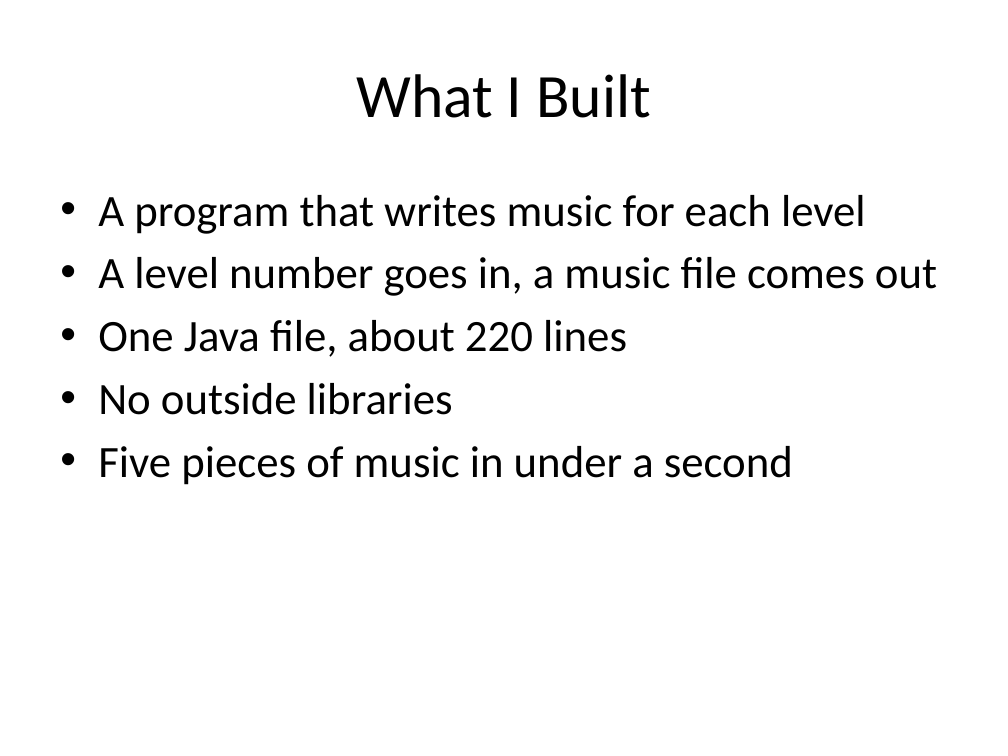
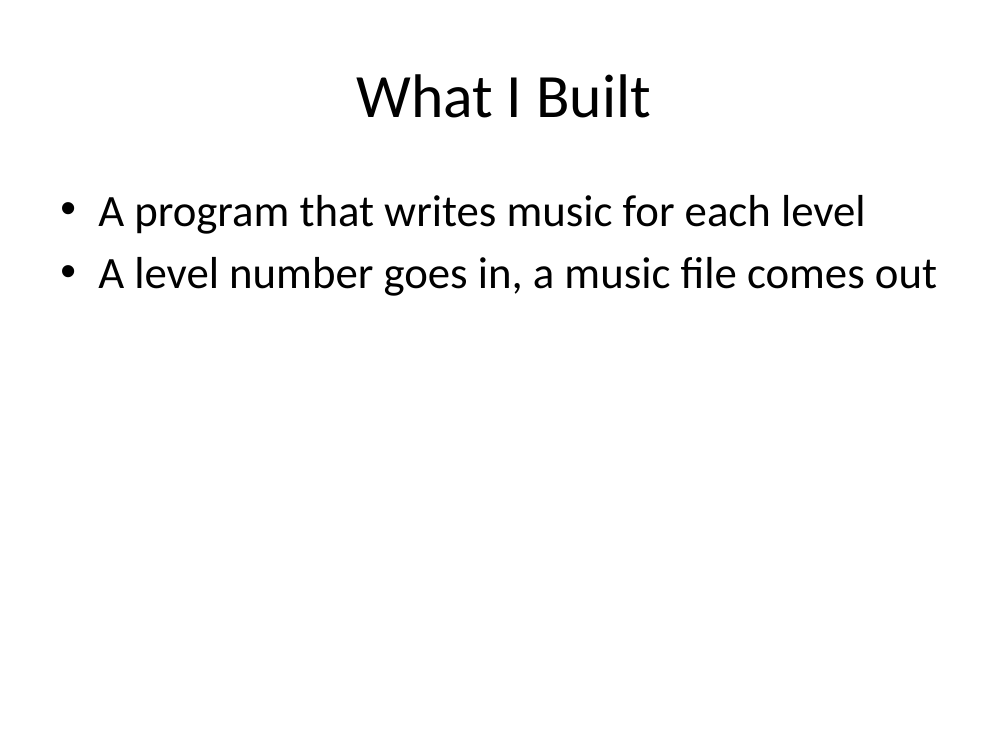
Before and after one commit to SUMMERxKx/musicGenerator, a slide deck: slide 3 of Presentation.pptx. Drawn at 1008x756 pixels with LibreOffice and Linux fonts; fonts in the diff are those of the drawing. Boxes give left, top, right and bottom in pixels: in the first picture for what was removed or moved away, otherwise in the second. Text is boxed around its words. In the diff, an @@ line names an element or a change of style, - is before the commit and + after.

```diff
--- a/Presentation.pptx
+++ b/Presentation.pptx
@@ text at (x1=98, y1=320, x2=793, y2=485): paragraphs removed @@
-• One Java file, about 220 lines
-• No outside libraries
-• Five pieces of music in under a second
```
Also in this commit, not shown: 4 other slides changed, 1 slide removed, 3 other files.
